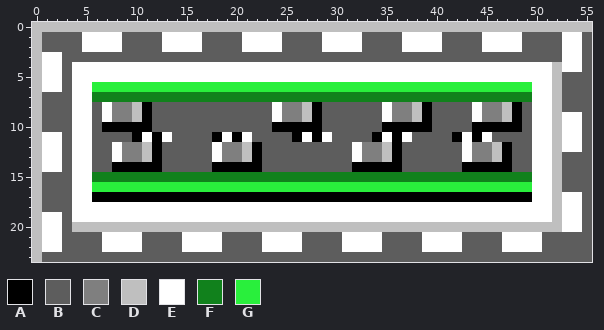
File history of a pixel-art sprite, resources/icbikelaneshi.png. The picture above is the old version.
The file is 56x24 pixels.
Palette (. is transparent): A #000000  B #5d5d5d  C #7f7f7f  D #bfbfbf  E #ffffff  F #11811c  G #29ef3c
Pixels before, first column x 0:
 0 DDDDDDDDDDDDDDDDDDDDDDDDDDDDDDDDDDDDDDDDDDDDDDDDDDDDDDDD
 1 DBBBBEEEEBBBBEEEEBBBBEEEEBBBBEEEEBBBBEEEEBBBBEEEEBBBBEEB
 2 DBBBBEEEEBBBBEEEEBBBBEEEEBBBBEEEEBBBBEEEEBBBBEEEEBBBBEEB
 3 DEEBBBBBBBBBBBBBBBBBBBBBBBBBBBBBBBBBBBBBBBBBBBBBBBBBBEEB
 4 DEEBEEEEEEEEEEEEEEEEEEEEEEEEEEEEEEEEEEEEEEEEEEEEEEEEDEEB
 5 DEEBEEEEEEEEEEEEEEEEEEEEEEEEEEEEEEEEEEEEEEEEEEEEEEEEDBBB
 6 DEEBEEGGGGGGGGGGGGGGGGGGGGGGGGGGGGGGGGGGGGGGGGGGGGEEDBBB
 7 DBBBEEFFFFFFFFFFFFFFFFFFFFFFFFFFFFFFFFFFFFFFFFFFFFEEDBBB
 8 DBBBEEBECCDABBBBBBBBBBBBECCDABBBBBBECCDABBBBECCDABEEDBBB
 9 DBBBEEBECCDABBBBBBBBBBBBECCDABBBBBBECCDABBBBECCDABEEDEEB
10 DBBBEEBAAAAABBBBBBBBBBBBAAAAABBBBBBAAAAABBBBAAAAABEEDEEB
11 DEEBEEBBBBAEAEBBBBAEAEBBBBAEAEBBBBAEAEBBBBAEAEBBBBEEDEEB
12 DEEBEEBBECCDABBBBBECCDABBBBBBBBBECCDABBBBBBECCDABBEEDEEB
13 DEEBEEBBECCDABBBBBECCDABBBBBBBBBECCDABBBBBBECCDABBEEDBBB
14 DEEBEEBBAAAAABBBBBAAAAABBBBBBBBBAAAAABBBBBBAAAAABBEEDBBB
15 DBBBEEFFFFFFFFFFFFFFFFFFFFFFFFFFFFFFFFFFFFFFFFFFFFEEDBBB
16 DBBBEEGGGGGGGGGGGGGGGGGGGGGGGGGGGGGGGGGGGGGGGGGGGGEEDBBB
17 DBBBEEAAAAAAAAAAAAAAAAAAAAAAAAAAAAAAAAAAAAAAAAAAAAEEDEEB
18 DBBBEEEEEEEEEEEEEEEEEEEEEEEEEEEEEEEEEEEEEEEEEEEEEEEEDEEB
19 DEEBEEEEEEEEEEEEEEEEEEEEEEEEEEEEEEEEEEEEEEEEEEEEEEEEDEEB
20 DEEBDDDDDDDDDDDDDDDDDDDDDDDDDDDDDDDDDDDDDDDDDDDDDDDDDEEB
21 DEEBBBBEEEEBBBBEEEEBBBBEEEEBBBBEEEEBBBBEEEEBBBBEEEEBBBBB
22 DEEBBBBEEEEBBBBEEEEBBBBEEEEBBBBEEEEBBBBEEEEBBBBEEEEBBBBB
23 DBBBBBBBBBBBBBBBBBBBBBBBBBBBBBBBBBBBBBBBBBBBBBBBBBBBBBBB
Now the later version:
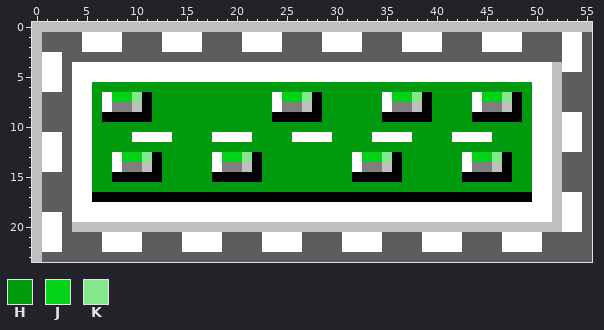
Colours new in this view: H #019b10  J #02d316  K #82e88b
What changed:
Colour C becomes colour A in row 9 at x 8 to 9, 25 to 26, 36 to 37 and 45 to 46.
Colour D becomes colour A in row 9 at x 10, 27, 38 and 47.
Colour E becomes colour A in row 9 at x 7, 24, 35 and 44.
Colour F becomes colour A in row 7 at x 11, 28, 39 and 48; in row 15 at x 8 to 12, 18 to 22, 32 to 36 and 43 to 47.
Colour A becomes colour C in row 14 at x 9 to 10, 19 to 20, 33 to 34 and 44 to 45.
Colour A becomes colour D in row 14 at x 11, 21, 35 and 46.
Colour A becomes colour E in row 11 at x 10, 12, 18, 20, 26, 28, 34, 36, 42 and 44; in row 14 at x 8, 18, 32 and 43.
Colour F becomes colour E in row 7 at x 7, 24, 35 and 44.
Colour A becomes colour H in row 10 at x 7 to 11, 24 to 28, 35 to 39 and 44 to 48; in row 12 at x 12, 22, 36 and 47.
Colour B becomes colour H in rows 8 to 10 at x 6, 12 to 23, 29 to 34, 40 to 43 and 49; in row 11 at x 6 to 9, 14 to 17, 22 to 25, 30 to 33, 38 to 41 and 46 to 49; in rows 12 to 14 at x 6 to 7, 13 to 17, 23 to 31, 37 to 42 and 48 to 49.
Colour C becomes colour H in row 12 at x 9 to 10, 19 to 20, 33 to 34 and 44 to 45.
Colour D becomes colour H in row 12 at x 11, 21, 35 and 46.
Colour E becomes colour H in row 12 at x 8, 18, 32 and 43.
Colour F becomes colour H in row 7 at x 6, 12 to 23, 29 to 34, 40 to 43 and 49; in row 15 at x 6 to 7, 13 to 17, 23 to 31, 37 to 42 and 48 to 49.
Colour G becomes colour H in row 6 at x 6 to 49; in row 16 at x 6 to 49.
Colour C becomes colour J in row 13 at x 9 to 10, 19 to 20, 33 to 34 and 44 to 45.
Colour F becomes colour J in row 7 at x 8 to 9, 25 to 26, 36 to 37 and 45 to 46.
Colour D becomes colour K in row 13 at x 11, 21, 35 and 46.
Colour F becomes colour K in row 7 at x 10, 27, 38 and 47.
